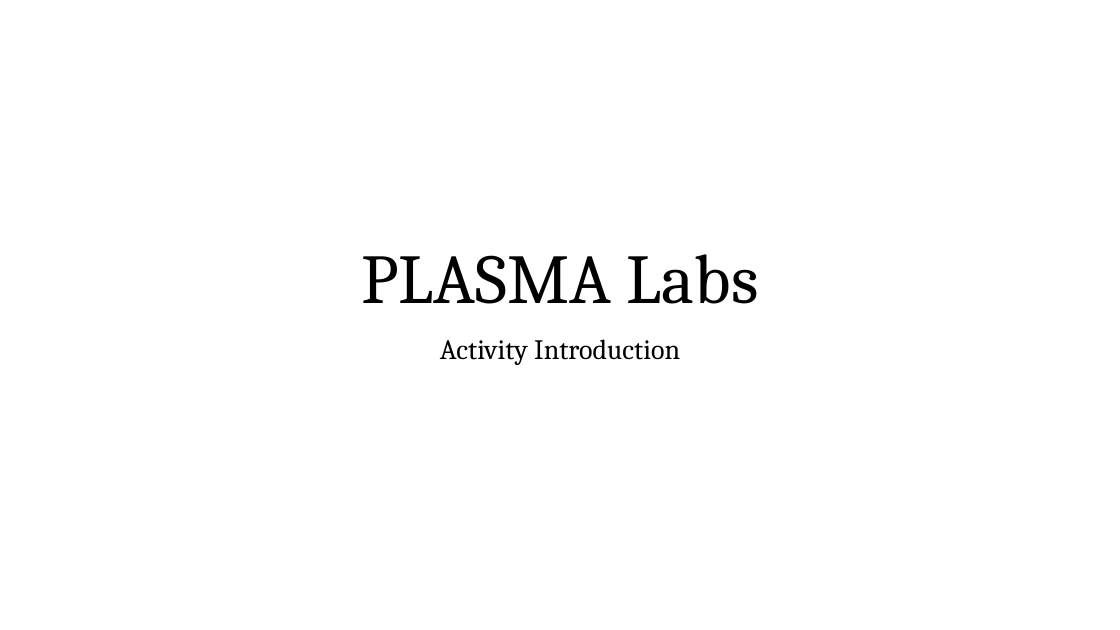
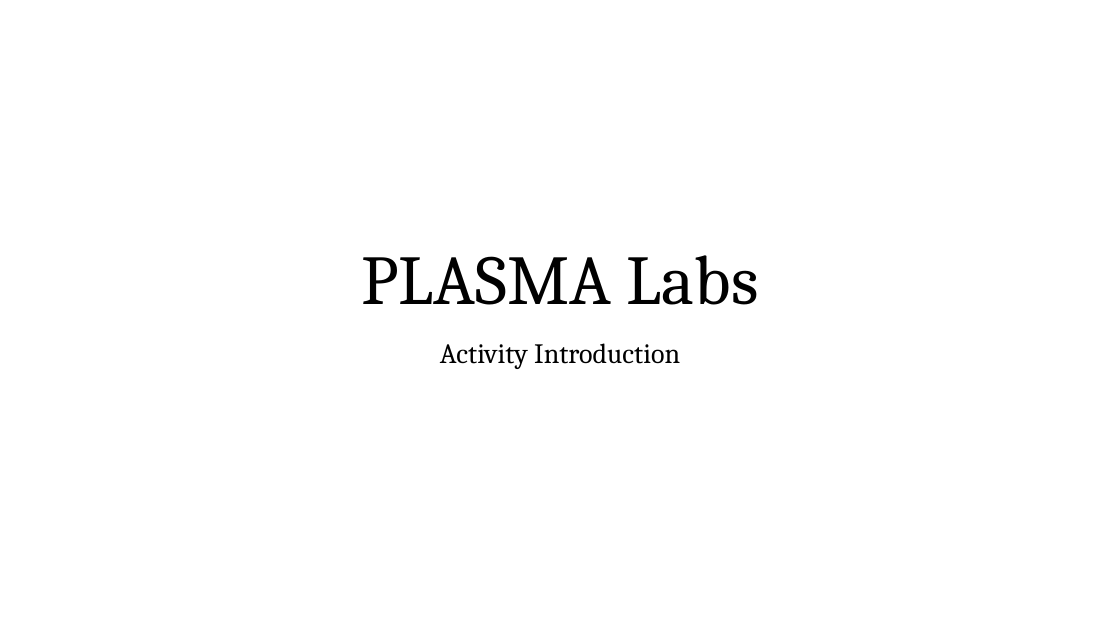
Before and after one commit to dan7800/VulnerableAndroidAppOracle, a slide deck: slide 1 of Vulnerabilities/ActivityIntro/ActivityIntro.pptx. Drawn at 1120x630 pixels with LibreOffice and Linux fonts; fonts in the diff are those of the drawing. Boxes give left, top, right and bottom in pixels: in the first picture for what was removed or moved away, otherwise in the second. Text is boxed around its words. In the diff, an @@ line names an element or a change of style, - is before the commit and + after.

Commit message:
updated activity slides

```diff
--- a/Vulnerabilities/ActivityIntro/ActivityIntro.pptx
+++ b/Vulnerabilities/ActivityIntro/ActivityIntro.pptx
@@ text "Activity Introduction" at (x1=440, y1=343, x2=680, y2=369): line spacing 0.9 to 1; less space between paragraphs @@
```
Also in this commit, not shown: 5 other slides changed, 1 slide added.
